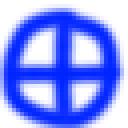
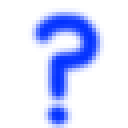
Layer changes from the first (128, 128) image to the second:
added layer "Layer 3" above "Layer 2" over box(28, 8, 108, 128)
hid "Layer 2" over box(0, 4, 128, 128)
